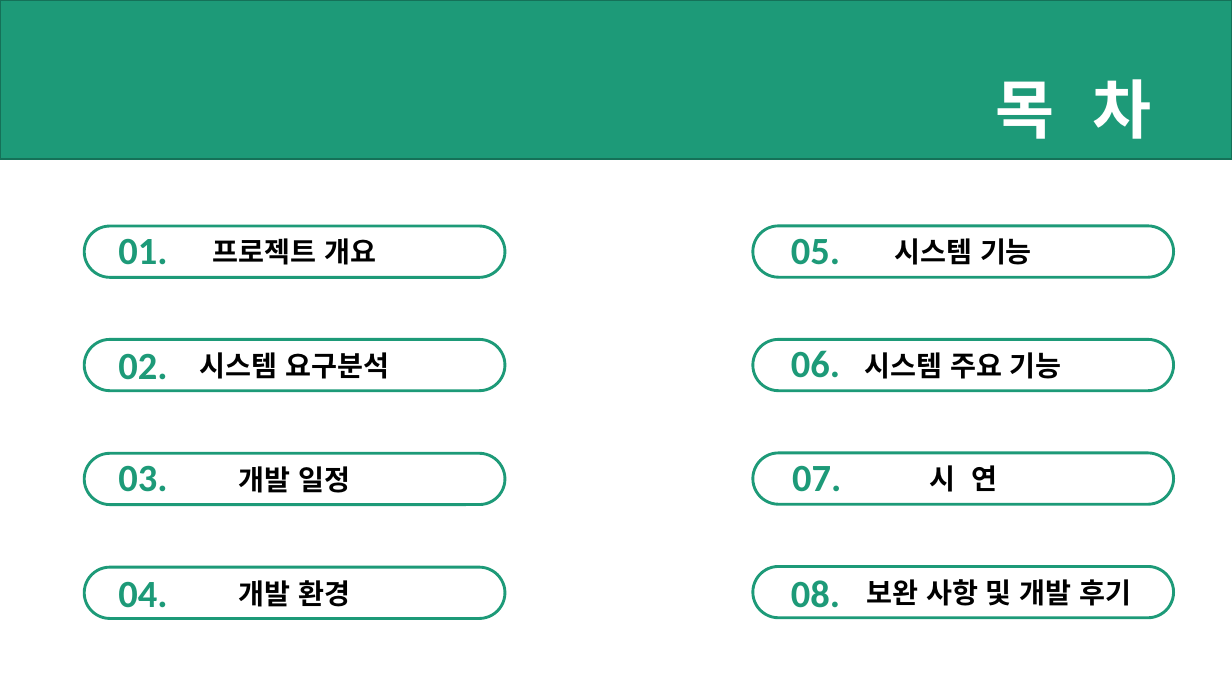
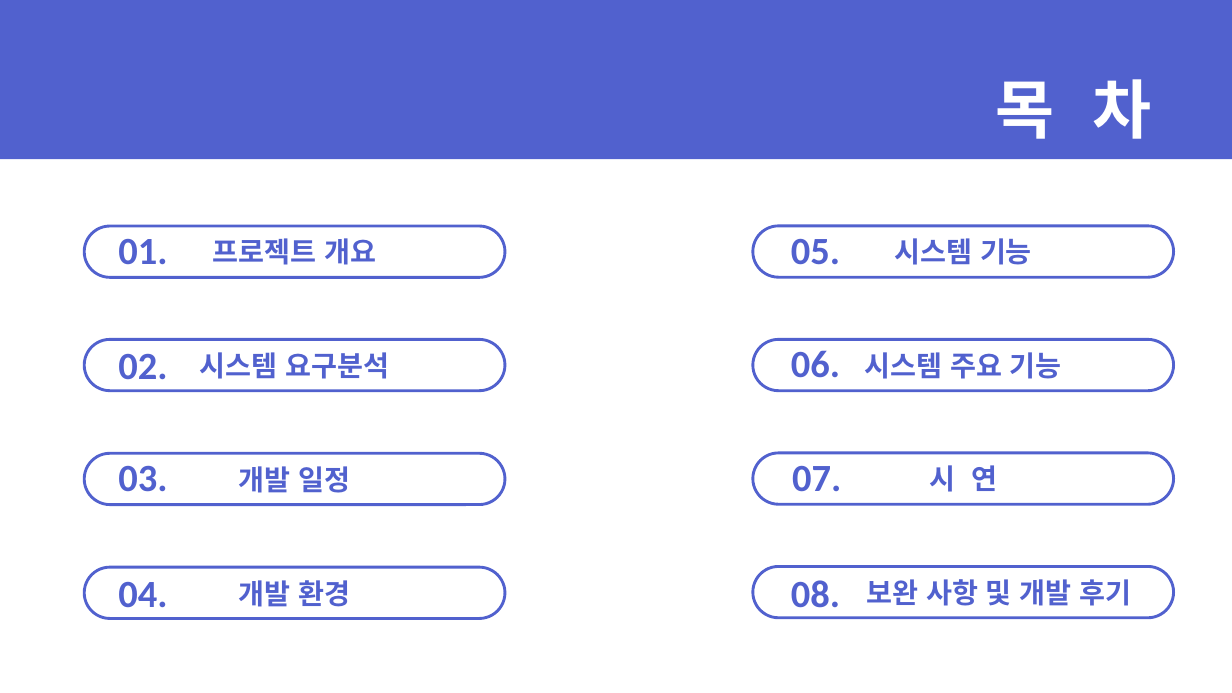
Before and after one commit to ShinHyeonSeong/Final, a slide deck: slide 2 of 기획 UI/A조 프로토타입 발표.pptx. Drawn at 1232x693 pixels with LibreOffice and Linux fonts; fonts in the diff are those of the drawing. Boxes give left, top, right and bottom in pixels: in the first picture for what was removed or moved away, otherwise in the second. Text is boxed around its words. In the diff, an @@ line names an element or a change of style, - is before the commit and + after.

```diff
--- a/기획 UI/A조 프로토타입 발표.pptx
+++ b/기획 UI/A조 프로토타입 발표.pptx
@@ rectangle at [0,0,1232,159]: fill #1D9A78 to #5161CE; outline #157259 1 pt to none @@
@@ text colour #000000 to #5161CE; outline #1D9A78 2.25 pt to #5161CE 2.25 pt in 8 elements at [84,226,505,278], [84,454,505,506], [84,567,505,619], [753,226,1174,277], [84,339,505,391], [753,339,1174,391], [753,453,1174,505], [753,567,1174,618] @@
@@ text colour #1D9A78 to #5161CE in 8 elements at [118,239,167,264], [118,354,167,379], [118,466,167,492], [118,582,167,607], [791,239,840,265], [791,350,840,378], [792,466,841,492], [791,580,840,617] @@
```
Also in this commit, not shown: 5 other slides changed, 1 slide removed, 7 other files.
